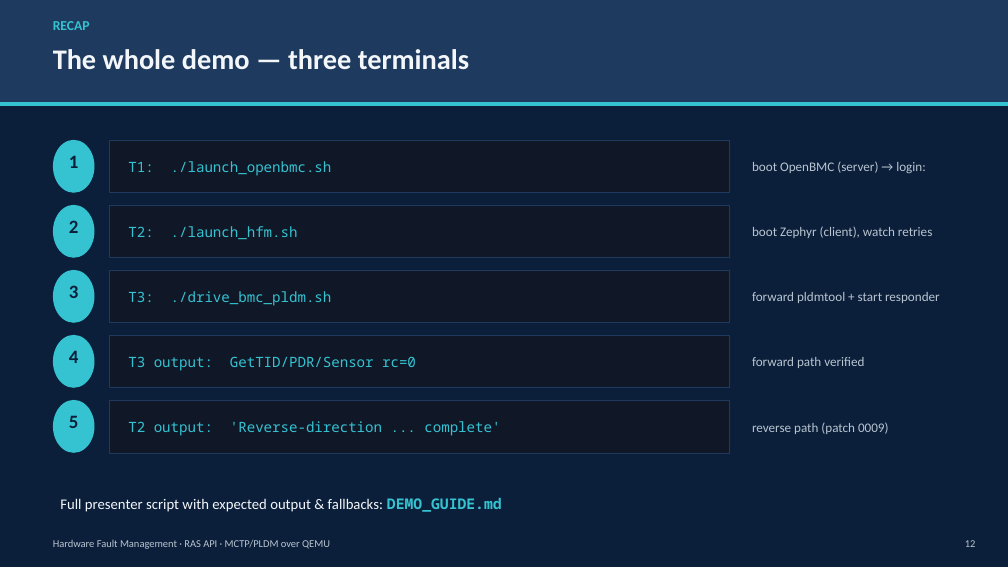
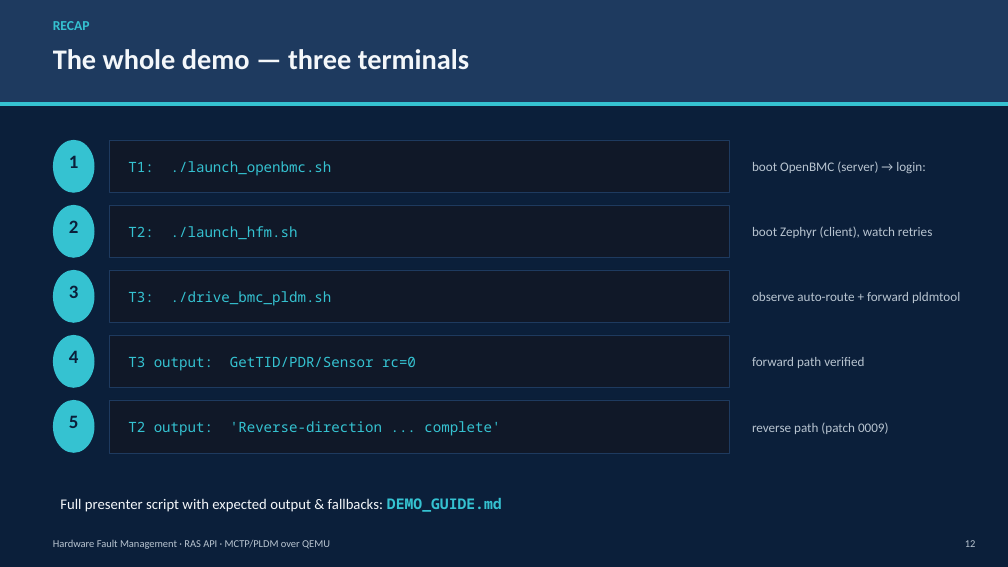
Before and after one commit to OCP-China-Projects/Hardware-Fault-Management, a slide deck: slide 12 of docs/demo/HFM_RASAPI_demo.pptx. Drawn at 1008x567 pixels with LibreOffice and Linux fonts; fonts in the diff are those of the drawing. Boxes give left, top, right and bottom in pixels: in the first picture for what was removed or moved away, otherwise in the second. Text is boxed around its words. In the diff, an @@ line names an element or a change of style, - is before the commit and + after.

```diff
--- a/docs/demo/HFM_RASAPI_demo.pptx
+++ b/docs/demo/HFM_RASAPI_demo.pptx
@@ text at bbox=[752, 292, 960, 303]: text changed @@
-forward pldmtool + start responder
+observe auto-route + forward pldmtool
```
Also in this commit, not shown: 8 other slides changed, 1 slide added, 1 slide removed, 11 other files.
